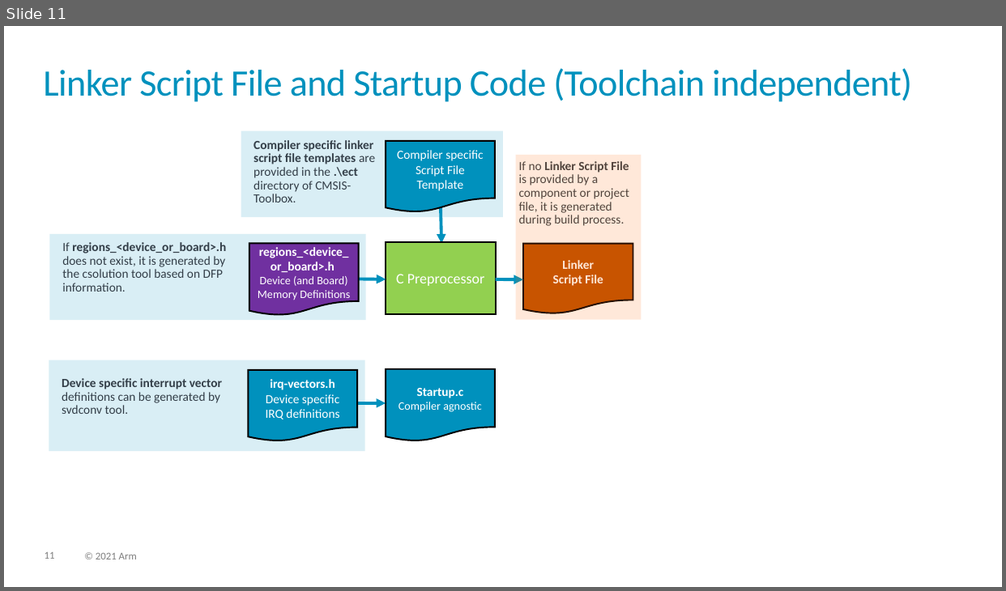
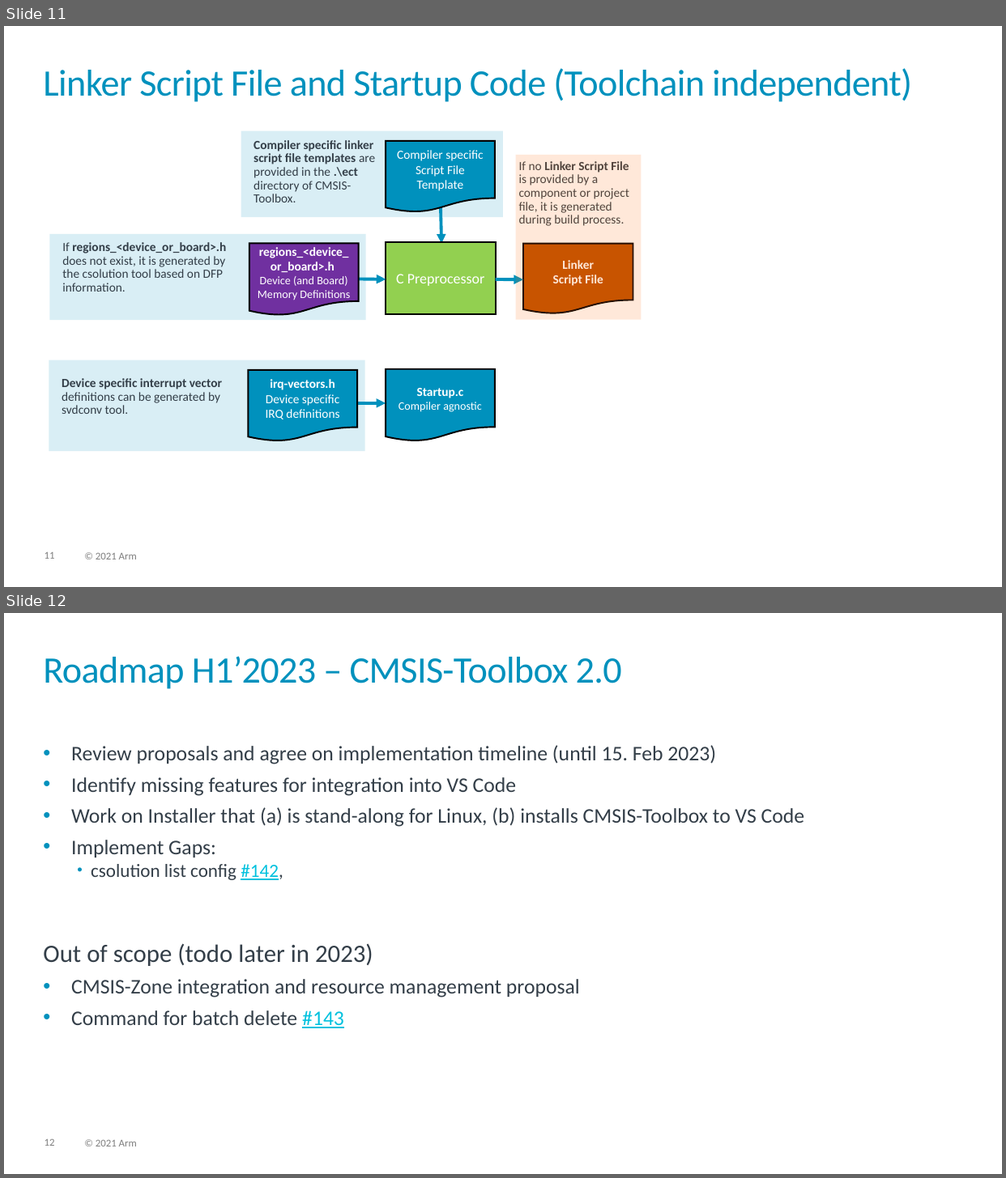
Before and after one commit to Open-CMSIS-Pack/devtools, a slide deck: tools/projmgr/docs/Manual/images/overview.pptx. Shown one above the other, each under a label of ours: slide 11 before the commit, slides 11 and 12 after it. The pictures are 1006x591 and 1006x1178 pixels, drawn with LibreOffice and Linux fonts; fonts in the diff are those of the drawing. Boxes give left, top, right and bottom in pixels: in the first picture for what was removed or moved away, otherwise in the second. Text is boxed around its words. In the diff, an @@ line names an element or a change of style, - is before the commit and + after.

```diff
--- a/tools/projmgr/docs/Manual/images/overview.pptx
+++ b/tools/projmgr/docs/Manual/images/overview.pptx
@@ slide 12 added at [4,613,1002,1174], background #FFFFFF; not listed: 2 template elements that a slide beside it also shows @@
@@ title added at [43,656,622,689], 36 pt, text #0091BD @@
+Roadmap H1’2023 – CMSIS-Toolbox 2.0
@@ text added at [43,745,805,1029], 20 pt, text #333E48 @@
+• Review proposals and agree on implementation timeline (until 15. Feb 2023)
+• Identify missing features for integration into VS Code
+• Work on Installer that (a) is stand-along for Linux, (b) installs CMSIS-Toolbox to VS Code
+• Implement Gaps:
+  • csolution list config #142,
+Out of scope (todo later in 2023)
+• CMSIS-Zone integration and resource management proposal
+• Command for batch delete #143
```
Also in this commit, not shown: 1 other file.
